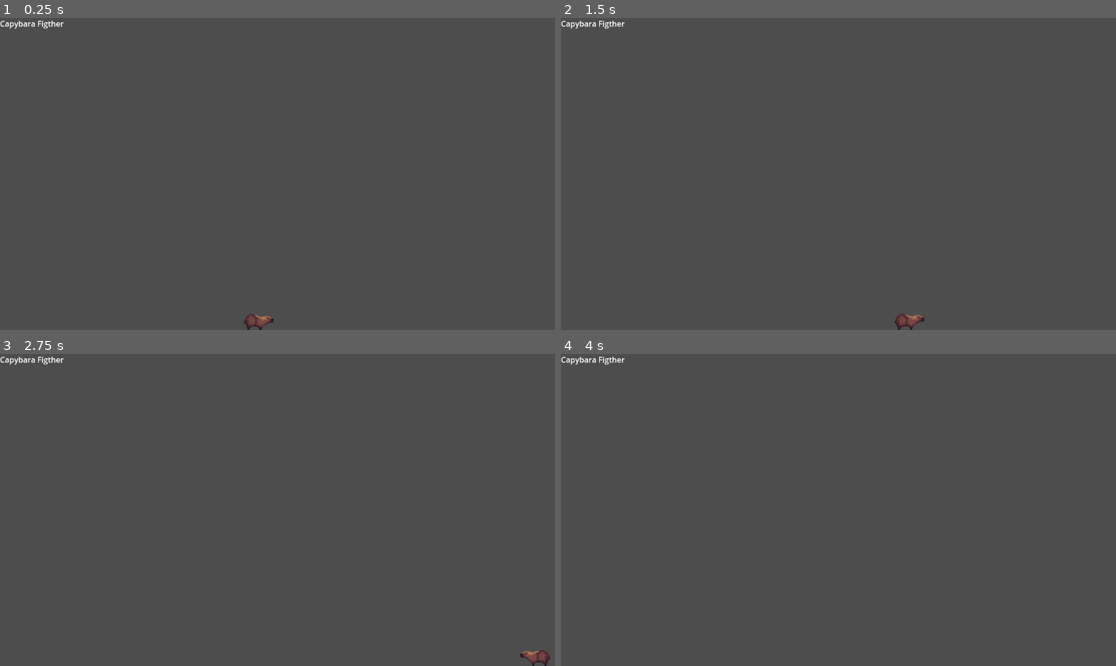
Above: before the commit, frames 1-4 (two rows, left to right).
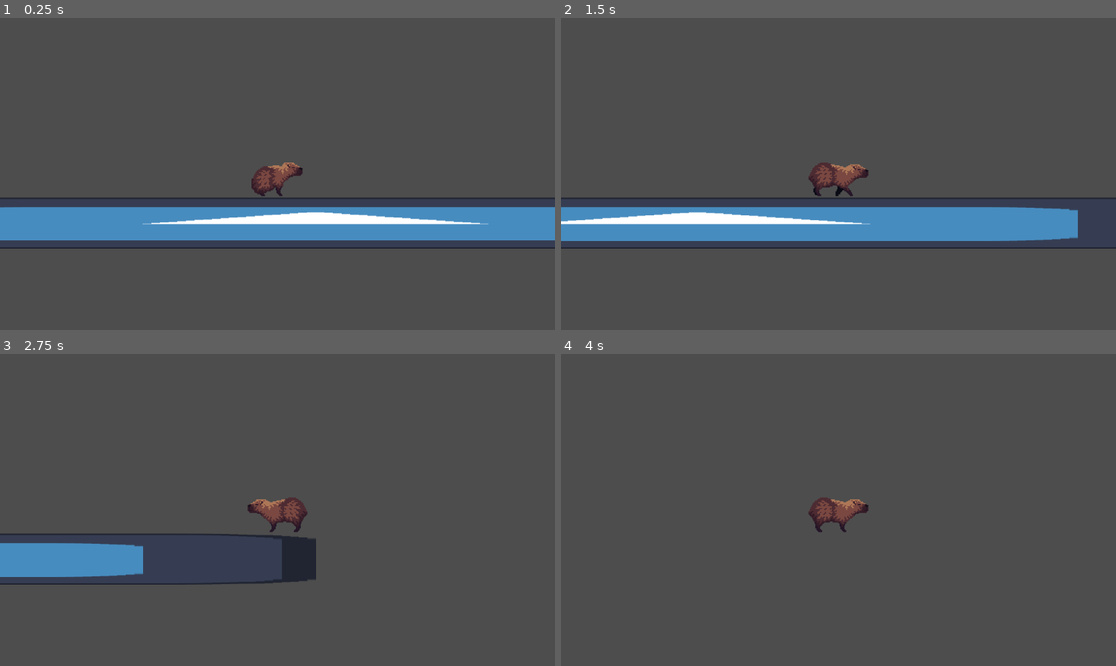
Above: after the commit, the same moments.

Repository: gmrodrigues/capybara-game
Game: Godot game, scene res://Scenes/level_1.tscn
Same seed, same stepped clock (60 frames per second), same inputs: the game is played once before the commit and once after it. The engine's default icon, where the game draws it, is replaced by a stand-in: a white triangle on a blue panel in a dark square.
Inputs:
- Up to frame 1 (0.25 s): no input
- Up to frame 2 (1.5 s): tap Enter (ui_accept) at 0.5 s; hold D (run_right) from 0.53 s (still down); tap Space (jump) at 0.77 s
- Up to frame 3 (2.75 s): tap Space (jump) at 1.52 s; release D (run_right) at 2.03 s; hold A (run_left) from 2.03 s (still down)
- Up to frame 4 (4 s): release A (run_left) at 2.78 s; hold D (run_right) from 2.78 s (still down); tap Space (jump) at 3.02, 3.77 s

The runs differ from the first frame. In frame 1, 13% of the frame differs, in the area x 0-100%, y 0-100%; in frame 2, 12%; in frame 3, 5.2%; in frame 4, 0.8%.

Commit message:
state machine

Diff:
--- a/Scenes/capivara.tscn
+++ b/Scenes/capivara.tscn
@@ -66,7 +66,7 @@
 tracks/0/interp = 1
 tracks/0/loop_wrap = true
 tracks/0/keys = {
-"times": PackedFloat32Array(0.03333333, 0.23333333, 0.43333334),
+"times": PackedFloat32Array(0.03333333, 0.46666667, 0.9),
 "transitions": PackedFloat32Array(1, 1, 1),
 "update": 1,
 "values": [36, 37, 38]
@@ -83,20 +83,130 @@
 tracks/0/interp = 1
 tracks/0/loop_wrap = true
 tracks/0/keys = {
-"times": PackedFloat32Array(0.03333333, 0.23333333, 0.43333334, 0.6666667),
+"times": PackedFloat32Array(0.03333333, 0.2, 0.46666667, 0.6),
 "transitions": PackedFloat32Array(1, 1, 1, 1),
 "update": 1,
-"values": [45, 46, 47, 48]
+"values": [63, 64, 65, 66]
+}
+
+[sub_resource type="Animation" id="Animation_d6e3h"]
+resource_name = "Ground"
+tracks/0/type = "value"
+tracks/0/imported = false
+tracks/0/enabled = true
+tracks/0/path = NodePath(".:frame")
+tracks/0/interp = 1
+tracks/0/loop_wrap = true
+tracks/0/keys = {
+"times": PackedFloat32Array(0.03333333, 0.23333333, 0.46666667),
+"transitions": PackedFloat32Array(1, 1, 1),
+"update": 1,
+"values": [36, 37, 38]
 }
 
 [sub_resource type="AnimationLibrary" id="AnimationLibrary_h4k7t"]
 _data = {
 &"Fall": SubResource("Animation_86pv0"),
+&"Ground": SubResource("Animation_d6e3h"),
 &"Idle": SubResource("Animation_q1sdc"),
 &"Jump": SubResource("Animation_xyg26"),
 &"RESET": SubResource("Animation_m2cfu"),
 &"Run": SubResource("Animation_h4k7t")
 }
+
+[sub_resource type="AnimationNodeAnimation" id="AnimationNodeAnimation_mbbpc"]
+animation = &"Fall"
+
+[sub_resource type="AnimationNodeAnimation" id="AnimationNodeAnimation_uuff5"]
+animation = &"Ground"
+
+[sub_resource type="AnimationNodeAnimation" id="AnimationNodeAnimation_j1k7n"]
+animation = &"Jump"
+
+[sub_resource type="AnimationNodeAnimation" id="AnimationNodeAnimation_q1sdc"]
+animation = &"Idle"
+
+[sub_resource type="AnimationNodeAnimation" id="AnimationNodeAnimation_m2cfu"]
+animation = &"Run"
+
+[sub_resource type="AnimationNodeStateMachineTransition" id="AnimationNodeStateMachineTransition_h4k7t"]
+advance_mode = 2
+
+[sub_resource type="AnimationNodeStateMachineTransition" id="AnimationNodeStateMachineTransition_xyg26"]
+advance_mode = 2
+advance_expression = "velocity.x != 0"
+
+[sub_resource type="AnimationNodeStateMachineTransition" id="AnimationNodeStateMachineTransition_86pv0"]
+advance_mode = 2
+advance_expression = "velocity.x == 0"
+
+[sub_resource type="AnimationNodeStateMachine" id="AnimationNodeStateMachine_d6e3h"]
+states/Idle/node = SubResource("AnimationNodeAnimation_q1sdc")
+states/Idle/position = Vector2(371, 60)
+states/Run/node = SubResource("AnimationNodeAnimation_m2cfu")
+states/Run/position = Vector2(546, 67)
+transitions = ["Start", "Idle", SubResource("AnimationNodeStateMachineTransition_h4k7t"), "Idle", "Run", SubResource("AnimationNodeStateMachineTransition_xyg26"), "Run", "Idle", SubResource("AnimationNodeStateMachineTransition_86pv0")]
+
+[sub_resource type="AnimationNodeStateMachineTransition" id="AnimationNodeStateMachineTransition_mbbpc"]
+advance_mode = 2
+
+[sub_resource type="AnimationNodeStateMachineTransition" id="AnimationNodeStateMachineTransition_7br7n"]
+advance_mode = 2
+advance_expression = "velocity.y < 0"
+
+[sub_resource type="AnimationNodeStateMachineTransition" id="AnimationNodeStateMachineTransition_k8bt6"]
+advance_mode = 2
+advance_expression = "velocity.y >= 0"
+
+[sub_resource type="AnimationNodeStateMachineTransition" id="AnimationNodeStateMachineTransition_s4xej"]
+advance_mode = 2
+advance_expression = "is_on_floor()"
+
+[sub_resource type="AnimationNodeStateMachineTransition" id="AnimationNodeStateMachineTransition_vpx6d"]
+switch_mode = 2
+advance_mode = 2
+
+[sub_resource type="AnimationNodeStateMachineTransition" id="AnimationNodeStateMachineTransition_xy7g0"]
+advance_mode = 2
+advance_expression = "velocity.y >= 0 and not is_on_floor()"
+
+[sub_resource type="AnimationNodeStateMachine" id="AnimationNodeStateMachine_uuff5"]
+states/Fall/node = SubResource("AnimationNodeAnimation_mbbpc")
+states/Fall/position = Vector2(449, -92)
+states/Ground/node = SubResource("AnimationNodeAnimation_uuff5")
+states/Ground/position = Vector2(536, 17)
+states/Jump/node = SubResource("AnimationNodeAnimation_j1k7n")
+states/Jump/position = Vector2(297, -22)
+states/Locomotion/node = SubResource("AnimationNodeStateMachine_d6e3h")
+states/Locomotion/position = Vector2(373, 100)
+transitions = ["Start", "Locomotion", SubResource("AnimationNodeStateMachineTransition_mbbpc"), "Locomotion", "Jump", SubResource("AnimationNodeStateMachineTransition_7br7n"), "Jump", "Fall", SubResource("AnimationNodeStateMachineTransition_k8bt6"), "Fall", "Ground", SubResource("AnimationNodeStateMachineTransition_s4xej"), "Ground", "Locomotion", SubResource("AnimationNodeStateMachineTransition_vpx6d"), "Locomotion", "Fall", SubResource("AnimationNodeStateMachineTransition_xy7g0")]
+graph_offset = Vector2(0, -113.72839)
+
+[sub_resource type="AnimationNodeStateMachineTransition" id="AnimationNodeStateMachineTransition_j1k7n"]
+advance_mode = 2
+
+[sub_resource type="AnimationNodeStateMachine" id="AnimationNodeStateMachine_7br7n"]
+states/Movement/node = SubResource("AnimationNodeStateMachine_uuff5")
+states/Movement/position = Vector2(367, 97)
+transitions = ["Start", "Movement", SubResource("AnimationNodeStateMachineTransition_j1k7n")]
+
+[sub_resource type="AnimationNodeStateMachineTransition" id="AnimationNodeStateMachineTransition_xaeov"]
+advance_mode = 2
+
+[sub_resource type="AnimationNodeStateMachine" id="AnimationNodeStateMachine_k8bt6"]
+states/Start/position = Vector2(166, 94)
+"states/Without Sword/node" = SubResource("AnimationNodeStateMachine_7br7n")
+"states/Without Sword/position" = Vector2(337, 94)
+transitions = ["Start", "Without Sword", SubResource("AnimationNodeStateMachineTransition_xaeov")]
+
+[sub_resource type="AnimationNodeStateMachineTransition" id="AnimationNodeStateMachineTransition_q1sdc"]
+advance_mode = 2
+
+[sub_resource type="AnimationNodeStateMachine" id="AnimationNodeStateMachine_s4xej"]
+states/Start/position = Vector2(203, 95)
+states/StateMachine/node = SubResource("AnimationNodeStateMachine_k8bt6")
+states/StateMachine/position = Vector2(343, 95)
+transitions = ["Start", "StateMachine", SubResource("AnimationNodeStateMachineTransition_q1sdc")]
 
 [node name="Capivara" type="CharacterBody2D"]
 
@@ -117,3 +227,12 @@
 &"": SubResource("AnimationLibrary_h4k7t")
 }
 autoplay = "Idle"
+
+[node name="AnimationTree" type="AnimationTree" parent="Sprite2D/AnimationPlayer"]
+root_node = NodePath("../..")
+tree_root = SubResource("AnimationNodeStateMachine_s4xej")
+advance_expression_base_node = NodePath("../../..")
+anim_player = NodePath("..")
+
+[node name="Camera2D" type="Camera2D" parent="."]
+zoom = Vector2(2, 2)
Not shown: 1 places in Scenes/capivara.tscn that only renumber resources
